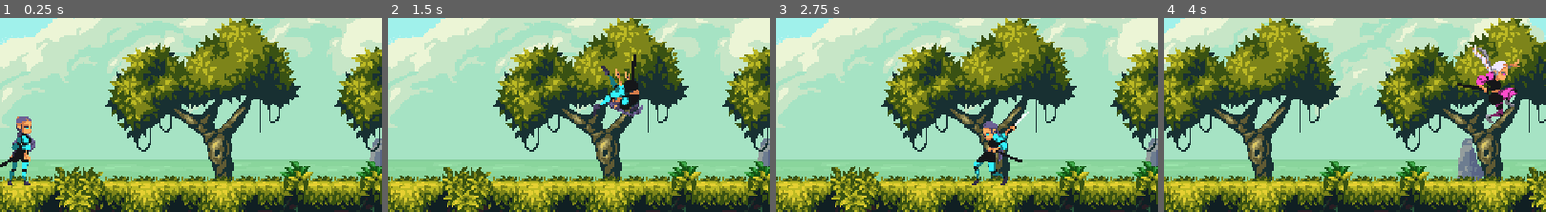
Above: before the commit, frames 1-4 (left to right).
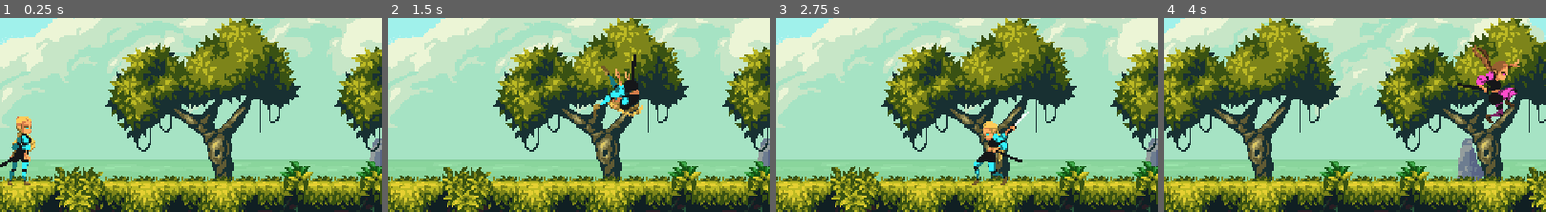
Above: after the commit, the same moments.

Repository: mmorrisj/MegaGirlz
Game: Godot game, scene res://scenes/levels/magic_cliffs.tscn
The game is run twice, just before and just after one commit, with the same random seed, the same clock (stepped at 60 frames per second) and the same inputs.
Inputs (mouse positions are % of the whole screen's width and height, from its top left):
- Up to frame 1 (0.25 s): no input
- Up to frame 2 (1.5 s): tap Enter at 0.5 s; move the mouse to (72, 39) at 0.52 s; hold D from 0.53 s (still down); tap K at 0.6 s; click (72, 39) at 0.67 s; tap Space (p1_jump) at 0.77 s; move the mouse to (30, 50) at 1.27 s; tap Z at 1.35 s
- Up to frame 3 (2.75 s): tap Space (p1_jump) at 1.52 s; move the mouse to (60, 20) at 2.02 s; release D at 2.03 s; hold A from 2.03 s (still down); tap J at 2.1 s
- Up to frame 4 (4 s): move the mouse to (45, 67) at 2.77 s; release A at 2.78 s; hold D from 2.78 s (still down); tap X at 2.85 s; click (45, 67) at 2.92 s; tap Space (p1_jump) at 3.02, 3.77 s; move the mouse to (80, 61) at 3.52 s; tap E at 3.6 s
The pictures show only the part of the screen within x 6-56%, y 24-74%; the shares and areas given below are measured in that part.

The runs differ from the first frame. In frame 1, 0.3% of the frame differs, in the area x 2-10%, y 50-87%; in frame 2, 0.4%; in frame 3, 0.3%; in frame 4, 0.5%, in the area x 80-92%, y 13-55%.

Commit message:
Give the sisters blonde, brown, and purple hair; add Aseprite source
- Gigi blonde, Evie brown, Lucy purple (hair_color in both levels)
- sister_base.aseprite: all 26 frames of the base sprite with one tag
  per animation and the game's frame timings, verified to export back
  to the original sheets pixel for pixel

Co-Authored-By: Claude Opus 5.5 <noreply@anthropic.com>

Diff:
--- a/scenes/levels/magic_cliffs.tscn
+++ b/scenes/levels/magic_cliffs.tscn
@@ -67,17 +67,17 @@
 [node name="Gigi" parent="." unique_id=1692153737 instance=ExtResource("7_udx6v")]
 position = Vector2(45, 140)
 signature_color = Color(0.2, 0.95, 1, 1)
-hair_color = Color(0.431, 0.384, 0.588, 1)
+hair_color = Color(1, 0.8, 0.35, 1)
 
 [node name="Evie" parent="." unique_id=1579646163 instance=ExtResource("7_udx6v")]
 position = Vector2(45, 140)
 signature_color = Color(1, 0.3, 0.8, 1)
-hair_color = Color(0.941, 0.91, 1, 1)
+hair_color = Color(0.6, 0.38, 0.2, 1)
 
 [node name="Lucy" parent="." unique_id=557405691 instance=ExtResource("7_udx6v")]
 position = Vector2(45, 140)
 signature_color = Color(1, 0.64, 0, 1)
-hair_color = Color(0.871, 0.376, 0.196, 1)
+hair_color = Color(0.68, 0.42, 0.9, 1)
 
 [node name="Party" type="Node" parent="." unique_id=556762509 node_paths=PackedStringArray("members")]
 script = ExtResource("8_nlvay")
--- a/scenes/levels/test_room.tscn
+++ b/scenes/levels/test_room.tscn
@@ -34,17 +34,17 @@
 [node name="Gigi" parent="." unique_id=2109402592 instance=ExtResource("2_sister")]
 position = Vector2(80, 220)
 signature_color = Color(0.2, 0.95, 1, 1)
-hair_color = Color(0.431, 0.384, 0.588, 1)
+hair_color = Color(1, 0.8, 0.35, 1)
 
 [node name="Evie" parent="." unique_id=246288849 instance=ExtResource("2_sister")]
 position = Vector2(80, 220)
 signature_color = Color(1, 0.3, 0.8, 1)
-hair_color = Color(0.941, 0.91, 1, 1)
+hair_color = Color(0.6, 0.38, 0.2, 1)
 
 [node name="Lucy" parent="." unique_id=500803158 instance=ExtResource("2_sister")]
 position = Vector2(80, 220)
 signature_color = Color(1, 0.64, 0, 1)
-hair_color = Color(0.871, 0.376, 0.196, 1)
+hair_color = Color(0.68, 0.42, 0.9, 1)
 
 [node name="Party" type="Node" parent="." unique_id=137656589 node_paths=PackedStringArray("members")]
 script = ExtResource("5_knmjg")
Binary file added: assets/characters/sister_base/sister_base.aseprite
Not shown, changed: licenses/magic-cliffs/README.md
